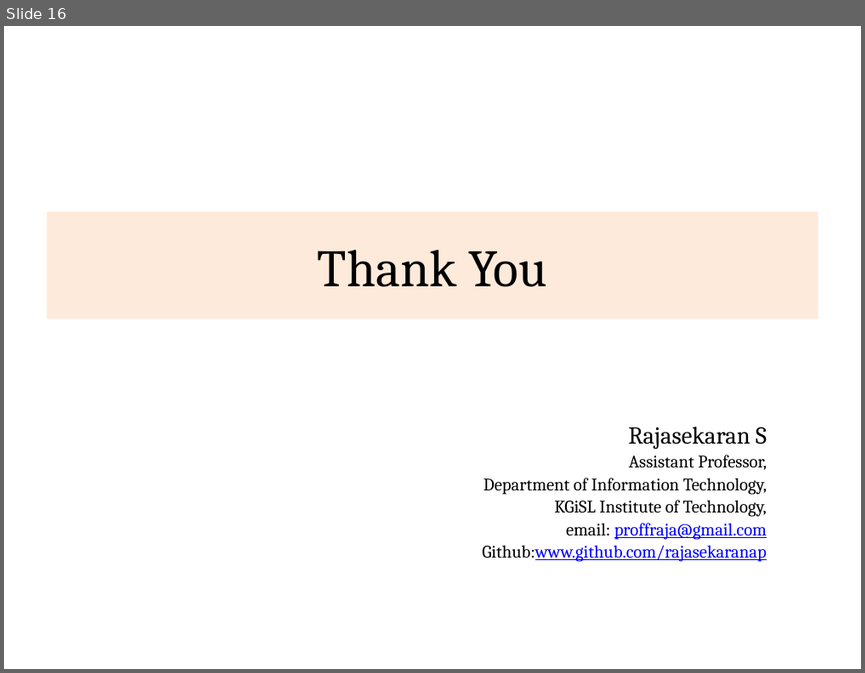
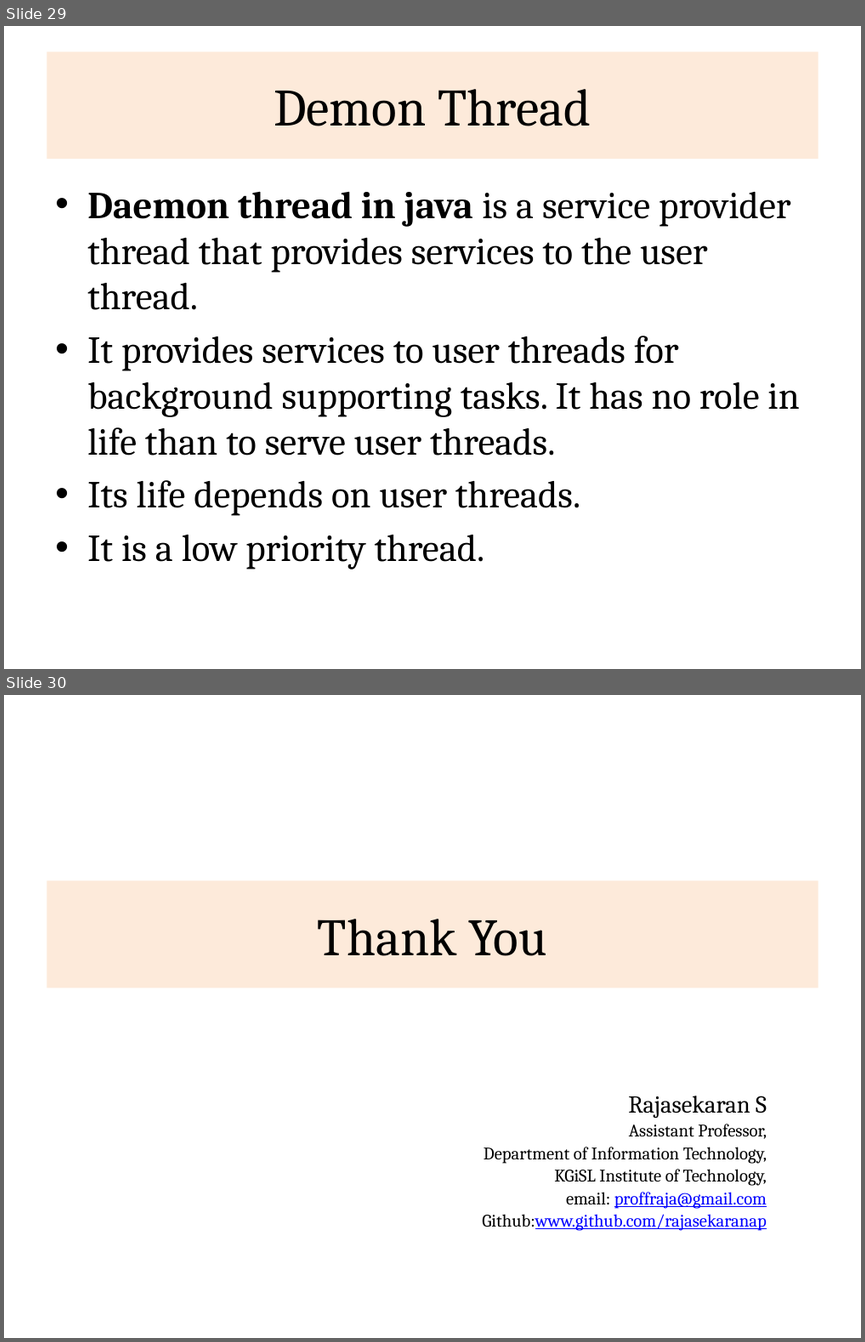
Before and after one commit to rajasekaran36/CS8392-OOPS, a slide deck: Slides/Unit 4/CS8392-U4-Multithreading.pptx. Shown one above the other, each under a label of ours: slide 16 before the commit, slides 29 and 30 after it. The pictures are 865x673 and 865x1342 pixels, drawn with LibreOffice and Linux fonts; fonts in the diff are those of the drawing. Boxes give left, top, right and bottom in pixels: in the first picture for what was removed or moved away, otherwise in the second. Text is boxed around its words. In the diff, an @@ line names an element or a change of style, - is before the commit and + after.

```diff
--- a/Slides/Unit 4/CS8392-U4-Multithreading.pptx
+++ b/Slides/Unit 4/CS8392-U4-Multithreading.pptx
@@ slide 29 added at bbox=[4, 26, 861, 669], background #FFFFFF @@
@@ title added at bbox=[46, 52, 818, 159], fill #FDEADA, 44 pt, text #000000 @@
+Demon Thread
@@ text added at bbox=[87, 191, 799, 569], 32 pt, text #000000 @@
+• Daemon thread in java is a service provider thread that provides services to the user thread.
+• It provides services to user threads for background supporting tasks. It has no role in life than to serve user threads.
+• Its life depends on user threads.
+• It is a low priority thread.
@@ what was slide 16 is now slide 30 @@
```
Also in this commit, not shown: 13 other slides added, 29 other files.
